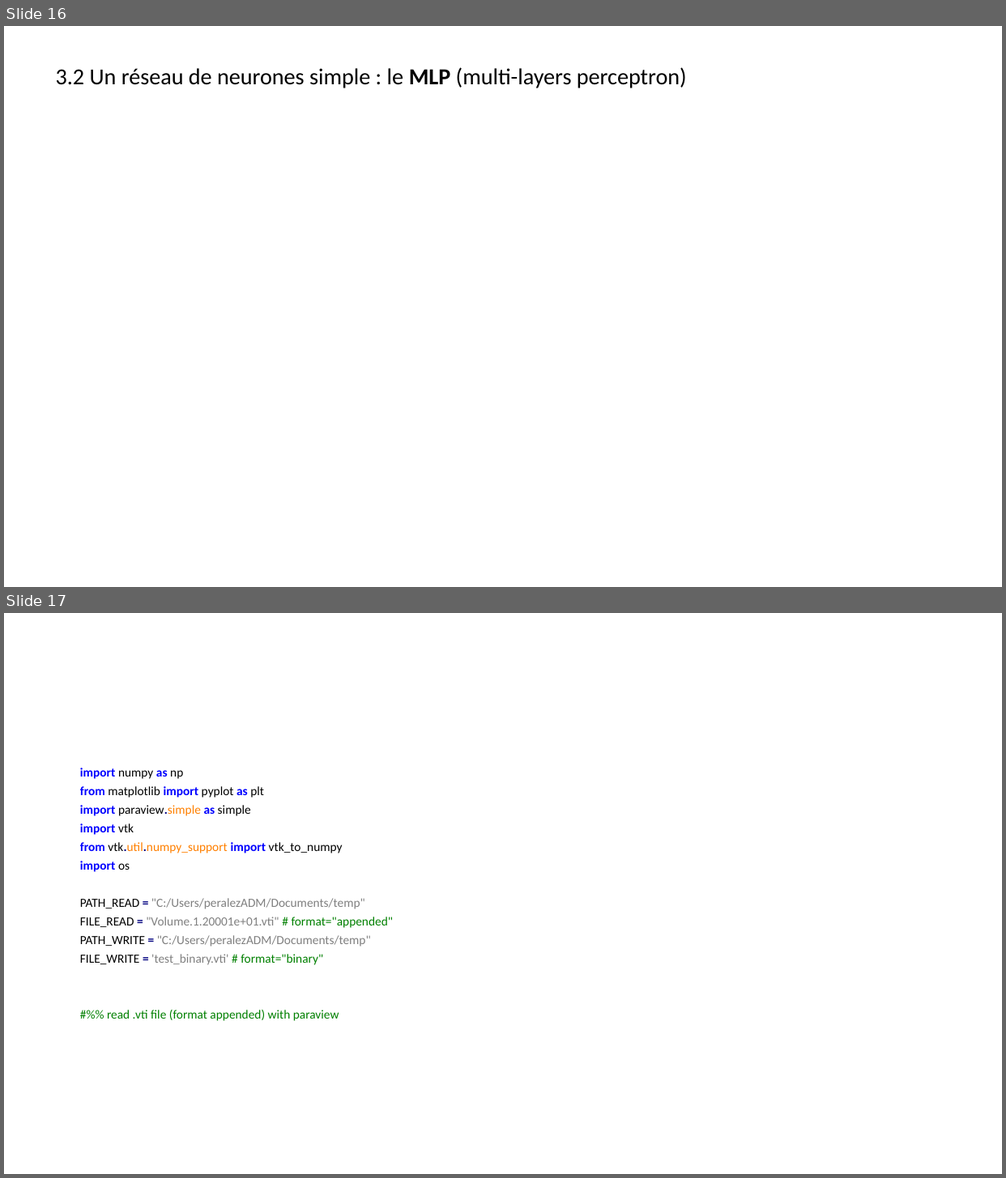
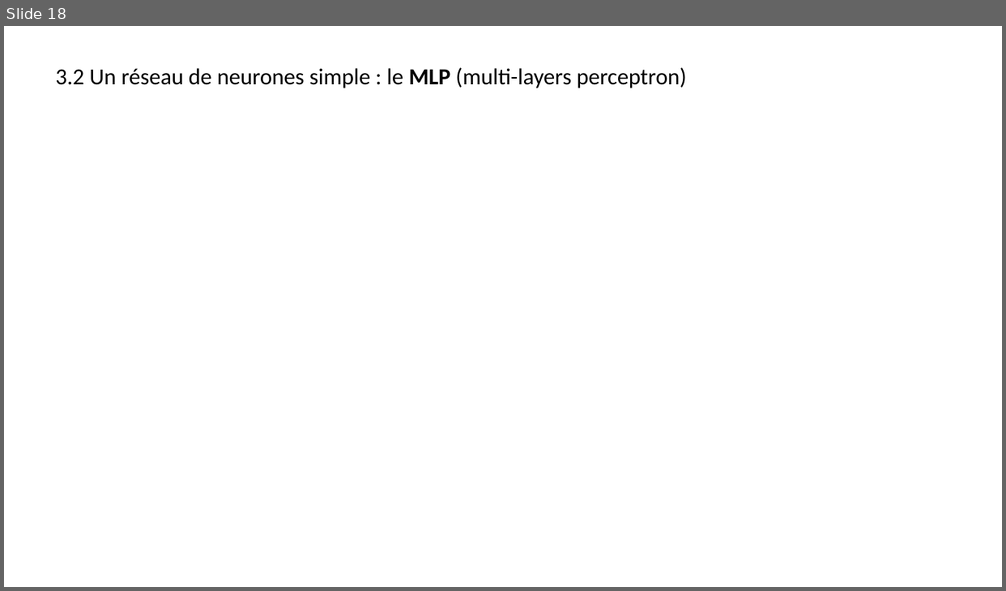
Before and after one commit to jolindien-git/jolindien-git.github.io, a slide deck: Intelligence Artificielle et Analyse de donnees.pptx. Shown one above the other, each under a label of ours: slides 16 and 17 before the commit, slide 18 after it. The pictures are 1006x1178 and 1006x591 pixels, drawn with LibreOffice and Linux fonts; fonts in the diff are those of the drawing. Boxes give left, top, right and bottom in pixels: in the first picture for what was removed or moved away, otherwise in the second. Text is boxed around its words. In the diff, an @@ line names an element or a change of style, - is before the commit and + after.

```diff
--- a/Intelligence Artificielle et Analyse de donnees.pptx
+++ b/Intelligence Artificielle et Analyse de donnees.pptx
@@ slide 17 removed at [4, 613, 1002, 1174], background #FFFFFF @@
@@ text removed at [80, 768, 393, 1021] @@
-import numpy as np
-from matplotlib import pyplot as plt
-import paraview.simple as simple
-import vtk
-from vtk.util.numpy_support import vtk_to_numpy
-import os
-PATH_READ = "C:/Users/peralezADM/Documents/temp"
-FILE_READ = "Volume.1.20001e+01.vti" # format="appended"
-PATH_WRITE = "C:/Users/peralezADM/Documents/temp"
-FILE_WRITE = 'test_binary.vti' # format="binary"
-#%% read .vti file (format appended) with paraview
@@ what was slide 16 is now slide 18 @@
```
Also in this commit, not shown: 5 slides changed, 2 slides added, 4 other files.
